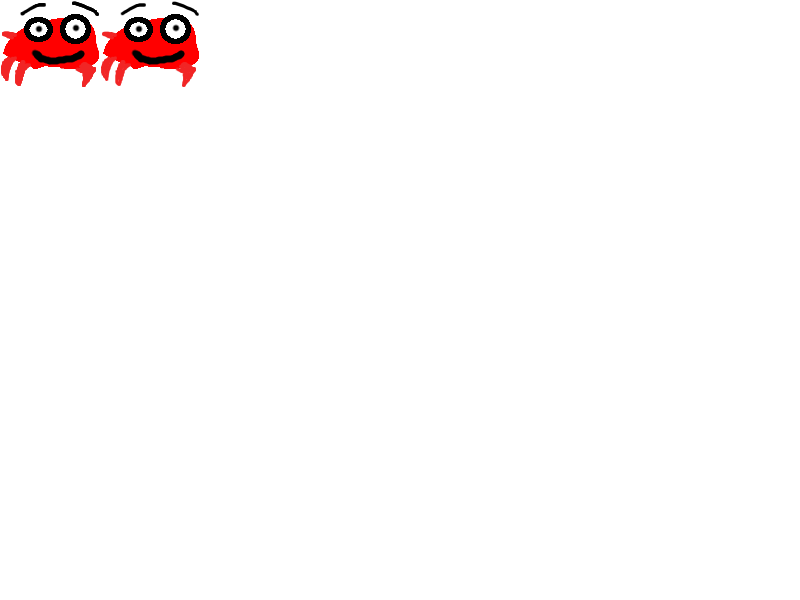
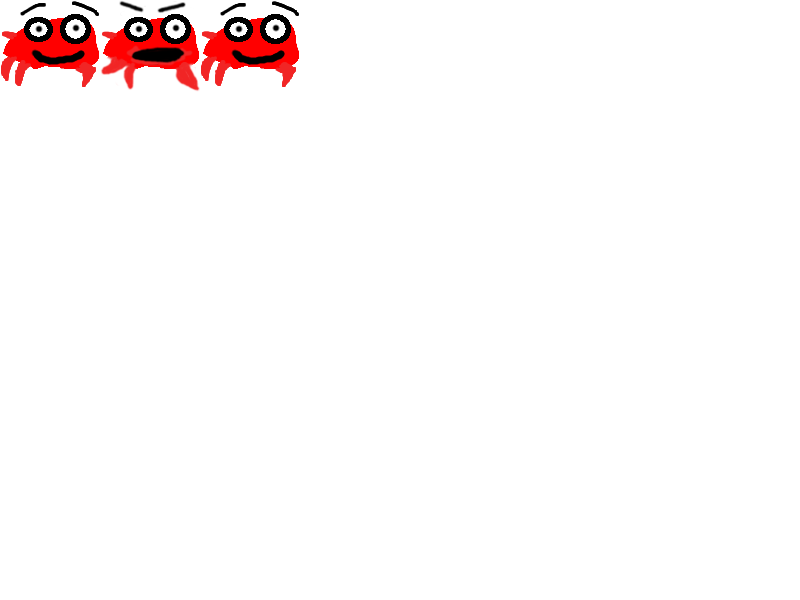
Layered file, before and after one edit (800×600). Changes by layer:
painted on "crabs" over [94, 0, 299, 92]
